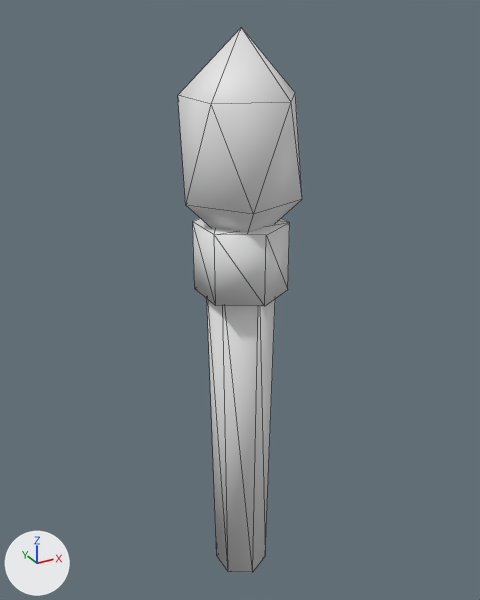
A saved change to the glTF model assets/models/objects/torch_v0.glb.
Both versions are drawn from a 50 mm camera at (-0.255, -0.461, 0.521) aimed at (0.006, 0.012, 0.284). Arrows for +X, +Y and +Z are at lower left; the lights stay in place. The picture after the commit comes second. Mesh edges are drawn as thin lines.

Before the edit, the objects in view are built like this:
```python
me_torch_v0 = bpy.data.meshes.new('torch_v0')
me_torch_v0.from_pydata(...)  # a 6-sided cut cone along z (radius 0.025 at the low end, 0.03 at the high end) spanning x -0.026..0.026, y -0.03..0.03, z 0.0..0.32, material slot 0; a 6-sided cylinder along z spanning x -0.035..0.035, y -0.04..0.04, z 0.3..0.36, material slot 1; an icosphere of 20 faces spanning x -0.049..0.049, y -0.047..0.047, z 0.332..0.508, material slot 2; an icosphere of 20 faces spanning x -0.031..0.031, y -0.03..0.03, z 0.351..0.449, material slot 2
me_torch_v0.materials.append(mat_prop_bark)
me_torch_v0.materials.append(mat_prop_cloth)
me_torch_v0.materials.append(mat_prop_plain_glow)
ob_torch_v0 = bpy.data.objects.new('torch_v0', me_torch_v0)
ob_torch_v0.location = (0.0, 0.0, 0.0)
```
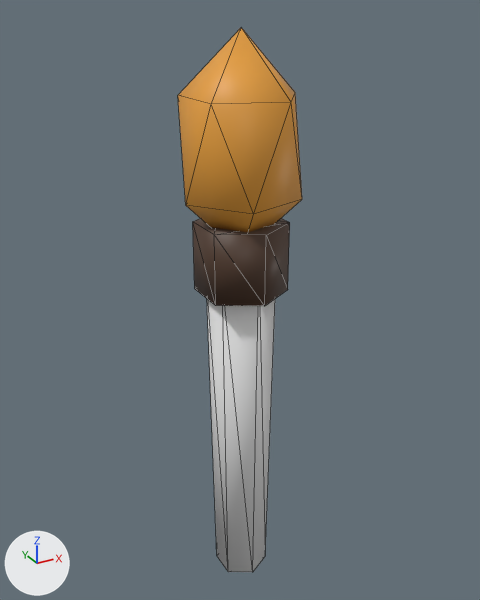
What differs and where, as boxes [x1, y1, x2, y2] in the pictures (480 x 600 px):
part 1 of me_torch_v0, recoloured (white to brown)
    both: [193, 218, 290, 306]
part 2 of me_torch_v0, recoloured (white to orange)
    both: [178, 28, 302, 232]

What changed in the scene script:
```text
Change me_torch_v0:
    where me_torch_v0.from_pydata(...)  # 48 vertices, 80 faces; spans x -0.049..0.049, y -0.047..0.047, z 0.0..0.508
    used by ob_torch_v0; location = (0.0, 0.0, 0.0)
    me_torch_v0 part 1: 20 faces centred in x -0.035..0.035, y -0.033..0.033, z 0.3..0.36 are repainted in the vertex colours; the middle colour goes from white #ffffff to brown #5a4030
    me_torch_v0 part 2: 20 faces centred in x -0.043..0.043, y -0.041..0.041, z 0.364..0.476 are repainted in the vertex colours; the middle colour goes from white #ffffff to orange #ffb040
```
